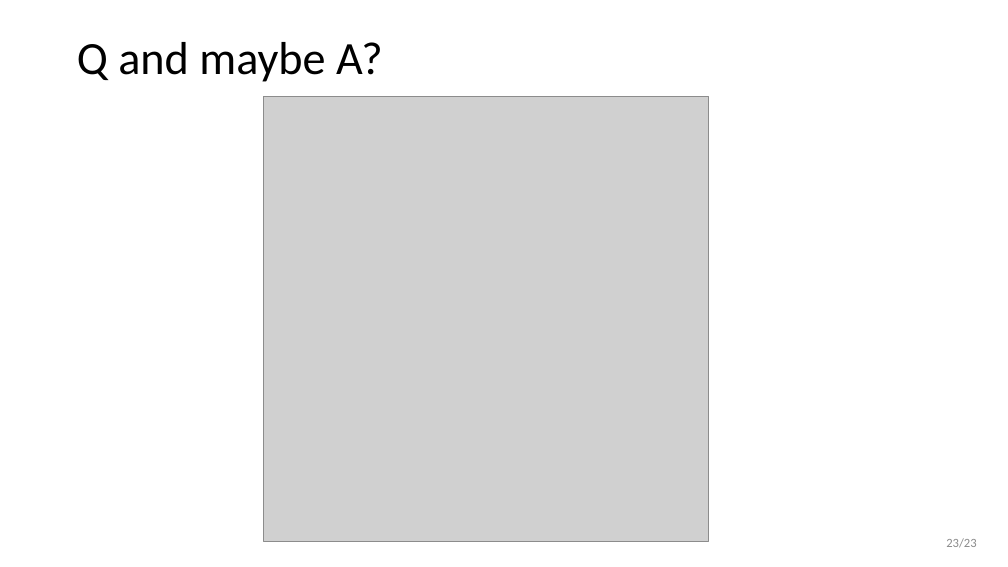
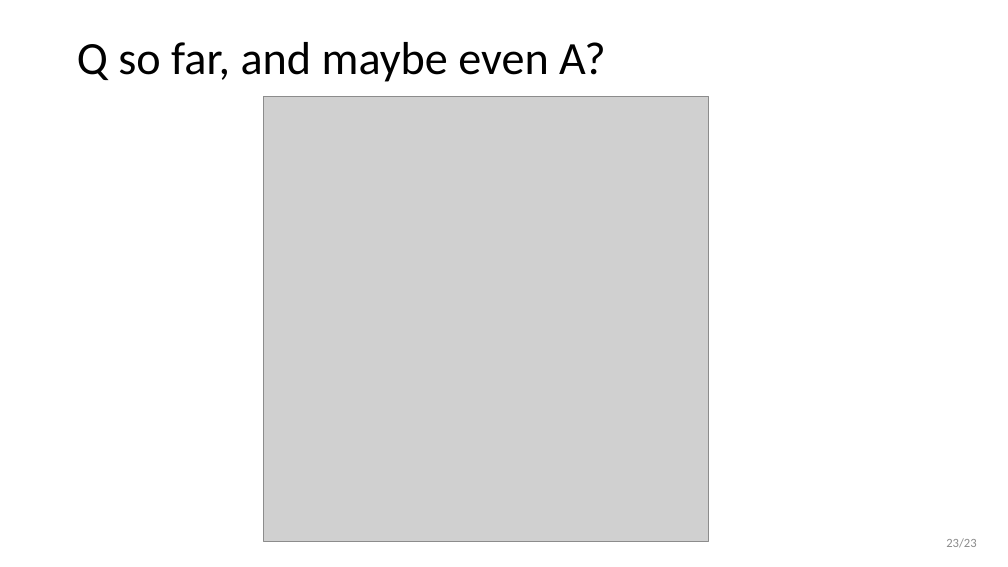
Before and after one commit to wovo/talk-gpio-abstractions, a slide deck: slide 23 of powerpoint/gpio-abstractions.pptx. Drawn at 1008x567 pixels with LibreOffice and Linux fonts; fonts in the diff are those of the drawing; grey boxes stand for pictures. Boxes give left, top, right and bottom in pixels: in the first picture for what was removed or moved away, otherwise in the second. Text is boxed around its words. In the diff, an @@ line names an element or a change of style, - is before the commit and + after.

```diff
--- a/powerpoint/gpio-abstractions.pptx
+++ b/powerpoint/gpio-abstractions.pptx
@@ title at (77,42,606,82): text changed @@
-Q and maybe A?
+Q so far, and maybe even A?
```
Also in this commit, not shown: 9 other slides changed, 4 other files.
